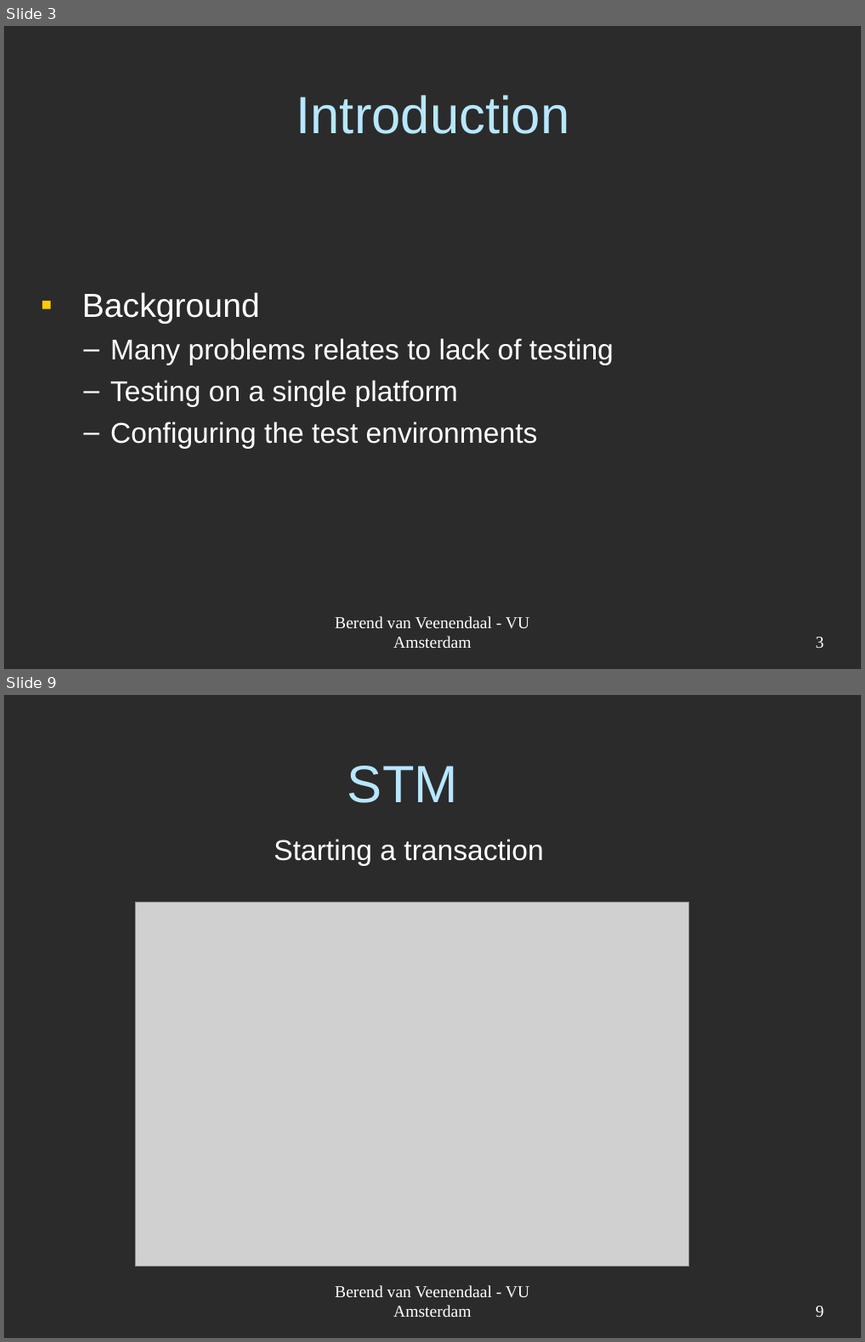
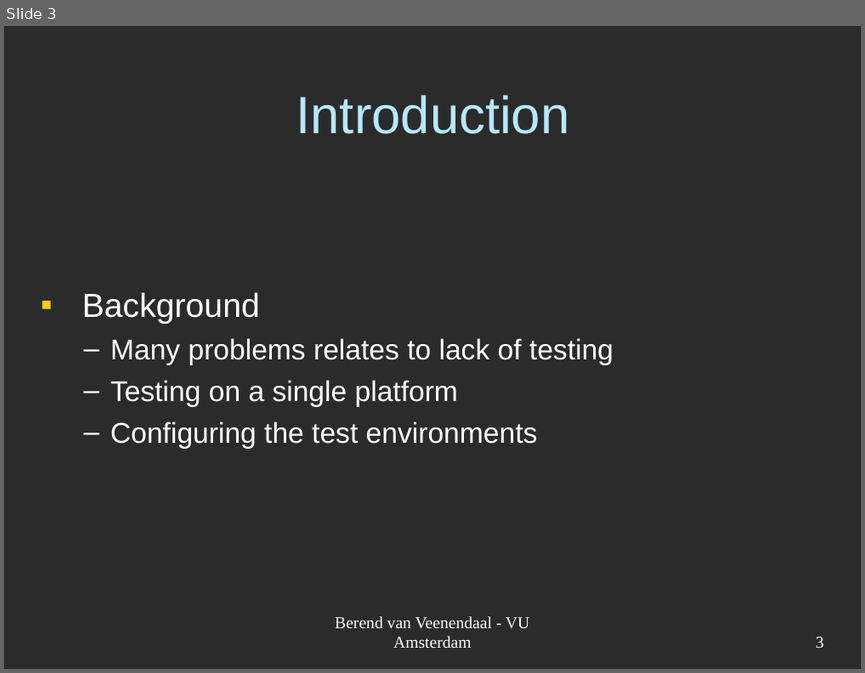
Before and after one commit to JungleComputing/codmon, a slide deck: doc/report/Codmon-VM.ppt. Shown one above the other, each under a label of ours: slides 3 and 9 before the commit, slide 3 after it; the slides between them are not shown. The pictures are 865x1342 and 865x673 pixels, drawn with LibreOffice and Linux fonts; fonts in the diff are those of the drawing; grey boxes stand for pictures; background and template pictures are left out; a plain dark background stands for a picture behind light text. Boxes give left, top, right and bottom in pixels: in the first picture for what was removed or moved away, otherwise in the second. Text is boxed around its words. In the diff, an @@ line names an element or a change of style, - is before the commit and + after.

```diff
--- a/doc/report/Codmon-VM.ppt
+++ b/doc/report/Codmon-VM.ppt
@@ slide 9 removed at <box>4,695,861,1338</box>, background picture (left out) @@
@@ title removed at <box>347,766,458,803</box> @@
-STM
@@ text removed at <box>273,839,543,866</box> @@
-Starting a transaction
@@ picture removed at <box>135,902,688,1265</box> @@
@@ text removed at <box>335,1285,529,1316</box> @@
-Berend van Veenendaal - VU Amsterdam
@@ page number removed at <box>816,1305,824,1316</box> @@
-9
```
Also in this commit, not shown: 2 slides changed, 4 slides added, 29 other slides removed.
